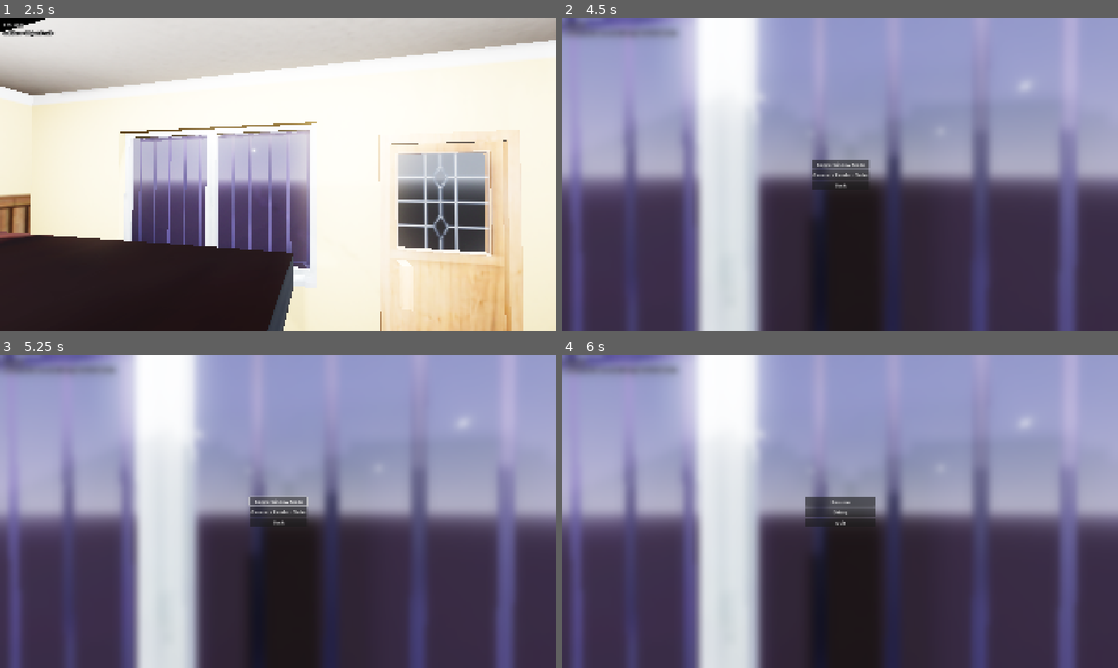
Above: before the commit, frames 1-4 (two rows, left to right).
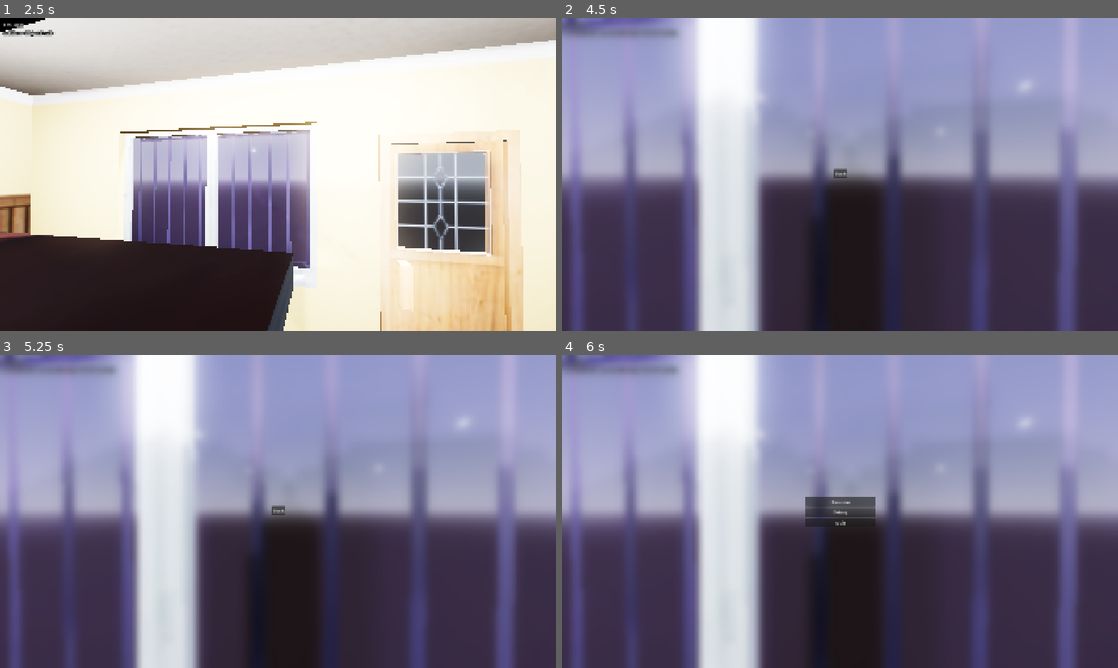
Above: after the commit, the same moments.

Repository: takanazwa5/ProjektMonopolowy
Game: Godot game, scene res://scenes/game/game.tscn
Two runs of this game, one before a commit and one after it. Both use one fixed random seed, a clock stepped at 60 frames per second and the inputs below.
Inputs (mouse positions are in pixels of both pictures, inside the frame that each line leads up to):
- Up to frame 1 (2.5 s): tap Enter at 0.5 s; move the mouse to (305, 174) at 0.52 s; hold Ctrl (crouch) 0.53-1.28 s; hold W (walk_forward) from 0.53 s (still down); click (305, 174) at 0.67 s; move the mouse to (250, 174) at 1.27 s; tap G (drop_item) at 1.35 s; move the mouse to (289, 168) at 2.02 s; hold E (interact) from 2.03 s (still down)
- Up to frame 2 (4.5 s): move the mouse to (834, 180) at 2.77 s; release E (interact) at 2.78 s; tap Ctrl (crouch) at 2.85 s; click (834, 180) at 2.92 s; move the mouse to (878, 177) at 3.52 s; hold G (drop_item) 3.53-4.25 s; tap Escape (ui_cancel) at 4.15 s; release W (walk_forward) at 4.25 s; click "Debug" at 4.25 s
- Up to frame 3 (5.25 s): click (278, 502) at 5 s, where only the run before the commit has a clickable "Toggle Window Mode"
- Up to frame 4 (6 s): click "Back" at 5.75 s

Frame 1 is identical in both runs. In frame 2, 0.7% of the frame differs, in the area x 45-56%, y 45-55%; in frame 3, 0.7%, in the area x 44-56%, y 44-55%; in frame 4, less than 0.1%.

Commit message:
Move DebugMenu to autoload and refactor usage
The DebugMenu scene and script have been moved from features/ to autoload/ and registered as an autoload singleton in project.godot. Pause menu logic and scene references have been updated to use the autoloaded DebugMenu instead of a local instance. The debug menu scene structure was simplified to allow dynamic button addition, and unused buttons were removed from the scene.

Diff:
--- /dev/null
+++ b/autoload/debug_menu/debug_menu.gd
@@ -0,0 +1,43 @@
+extends CanvasLayer
+
+
+signal closed
+
+
+@onready var buttons_container: VBoxContainer = %ButtonsContainer
+@onready var back_button : Button = %BackButton
+
+
+func _ready() -> void:
+
+	back_button.pressed.connect(_on_back_button_pressed)
+
+
+func _unhandled_key_input(event: InputEvent) -> void:
+
+	if not visible: return
+
+	if event.is_action_pressed(&"ui_cancel"):
+
+		_close()
+		get_viewport().set_input_as_handled()
+
+
+func _close() -> void:
+
+	hide()
+	closed.emit()
+
+
+func add_button(callable: Callable) -> void:
+
+	var button: Button = Button.new()
+	button.text = "%s.%s" % [callable.get_object().get_class(), callable.get_method()]
+	button.pressed.connect(callable)
+	buttons_container.add_child(button)
+	buttons_container.move_child(button, 0)
+
+
+func _on_back_button_pressed() -> void:
+
+	_close()
--- /dev/null
+++ b/autoload/debug_menu/debug_menu.tscn
@@ -0,0 +1,37 @@
+[gd_scene load_steps=2 format=3 uid="uid://6q6gxagxmntn"]
+
+[ext_resource type="Script" uid="uid://chqoglnpde4ok" path="res://autoload/debug_menu/debug_menu.gd" id="1_y2716"]
+
+[node name="CanvasLayer" type="CanvasLayer"]
+process_mode = 2
+layer = 3
+visible = false
+script = ExtResource("1_y2716")
+
+[node name="DebugMenu" type="Control" parent="."]
+layout_mode = 3
+anchors_preset = 15
+anchor_right = 1.0
+anchor_bottom = 1.0
+grow_horizontal = 2
+grow_vertical = 2
+
+[node name="ButtonsContainer" type="VBoxContainer" parent="DebugMenu"]
+unique_name_in_owner = true
+layout_mode = 1
+anchors_preset = 8
+anchor_left = 0.5
+anchor_top = 0.5
+anchor_right = 0.5
+anchor_bottom = 0.5
+offset_left = -20.0
+offset_top = -20.0
+offset_right = 20.0
+offset_bottom = 20.0
+grow_horizontal = 2
+grow_vertical = 2
+
+[node name="BackButton" type="Button" parent="DebugMenu/ButtonsContainer"]
+unique_name_in_owner = true
+layout_mode = 2
+text = "Back"
--- a/features/debug_menu/debug_menu.gd
+++ /dev/null
@@ -1,50 +0,0 @@
-class_name DebugMenu extends Control
-
-
-signal closed
-
-
-@onready var window_mode_button : Button = %WindowModeButton
-@onready var random_order_button : Button = %RandomOrderButton
-@onready var back_button : Button = %BackButton
-
-
-func _ready() -> void:
-
-	window_mode_button.pressed.connect(_on_window_mode_button_pressed)
-	back_button.pressed.connect(_on_back_button_pressed)
-
-
-func _unhandled_key_input(event: InputEvent) -> void:
-
-	if not visible:
-
-		return
-
-	if event.is_action_pressed(&"ui_cancel"):
-
-		_close()
-		accept_event()
-
-
-func _close() -> void:
-
-	hide()
-	closed.emit()
-
-
-func _on_window_mode_button_pressed() -> void:
-
-	var window : Window = get_window()
-	if window.mode == Window.MODE_WINDOWED:
-
-		window.mode = Window.MODE_EXCLUSIVE_FULLSCREEN
-
-	else:
-
-		window.mode = Window.MODE_WINDOWED
-
-
-func _on_back_button_pressed() -> void:
-
-	_close()
--- a/features/debug_menu/debug_menu.tscn
+++ /dev/null
@@ -1,41 +0,0 @@
-[gd_scene load_steps=2 format=3 uid="uid://6q6gxagxmntn"]
-
-[ext_resource type="Script" uid="uid://chqoglnpde4ok" path="res://features/debug_menu/debug_menu.gd" id="1_y2716"]
-
-[node name="DebugMenu" type="Control"]
-layout_mode = 3
-anchors_preset = 15
-anchor_right = 1.0
-anchor_bottom = 1.0
-grow_horizontal = 2
-grow_vertical = 2
-script = ExtResource("1_y2716")
-
-[node name="VBoxContainer" type="VBoxContainer" parent="."]
-layout_mode = 1
-anchors_preset = 8
-anchor_left = 0.5
-anchor_top = 0.5
-anchor_right = 0.5
-anchor_bottom = 0.5
-offset_left = -20.0
-offset_top = -20.0
-offset_right = 20.0
-offset_bottom = 20.0
-grow_horizontal = 2
-grow_vertical = 2
-
-[node name="WindowModeButton" type="Button" parent="VBoxContainer"]
-unique_name_in_owner = true
-layout_mode = 2
-text = "Toggle Window Mode"
-
-[node name="RandomOrderButton" type="Button" parent="VBoxContainer"]
-unique_name_in_owner = true
-layout_mode = 2
-text = "Generate Random Order"
-
-[node name="BackButton" type="Button" parent="VBoxContainer"]
-unique_name_in_owner = true
-layout_mode = 2
-text = "Back"
--- a/features/pause_menu/pause_menu.gd
+++ b/features/pause_menu/pause_menu.gd
@@ -12,7 +12,6 @@
 @onready var resume_button : Button = %ResumeButton
 @onready var debug_button : Button = %DebugButton
 @onready var quit_button : Button = %QuitButton
-@onready var debug_menu : DebugMenu = %DebugMenu
 
 
 func _ready() -> void:
@@ -20,7 +19,7 @@
 	resume_button.pressed.connect(_on_resume_button_pressed)
 	quit_button.pressed.connect(_on_quit_button_pressed)
 	debug_button.pressed.connect(_on_debug_button_pressed)
-	debug_menu.closed.connect(_on_submenu_closed)
+	DebugMenu.closed.connect(_on_submenu_closed)
 
 	if not OS.is_debug_build():
 
@@ -70,7 +69,7 @@
 func _on_debug_button_pressed() -> void:
 
 	main_pause.hide()
-	debug_menu.show()
+	DebugMenu.show()
 
 
 func _on_submenu_closed() -> void:
--- a/features/pause_menu/pause_menu.tscn
+++ b/features/pause_menu/pause_menu.tscn
@@ -1,8 +1,7 @@
-[gd_scene load_steps=5 format=3 uid="uid://cjhr0bs1pbymv"]
+[gd_scene load_steps=4 format=3 uid="uid://cjhr0bs1pbymv"]
 
 [ext_resource type="Script" uid="uid://chxhp1fuwuyqr" path="res://features/pause_menu/pause_menu.gd" id="1_f4n72"]
 [ext_resource type="Shader" uid="uid://b65drn8157rrj" path="res://features/pause_menu/blur.gdshader" id="2_0wavx"]
-[ext_resource type="PackedScene" uid="uid://6q6gxagxmntn" path="res://features/debug_menu/debug_menu.tscn" id="3_ls6i4"]
 
 [sub_resource type="ShaderMaterial" id="ShaderMaterial_ls6i4"]
 shader = ExtResource("2_0wavx")
@@ -51,7 +50,3 @@
 unique_name_in_owner = true
 layout_mode = 2
 text = "Quit"
-
-[node name="DebugMenu" parent="." instance=ExtResource("3_ls6i4")]
-unique_name_in_owner = true
-visible = false
--- a/project.godot
+++ b/project.godot
@@ -18,6 +18,7 @@
 [autoload]
 
 DebugPanel="*res://autoload/debug_panel/debug_panel.tscn"
+DebugMenu="*res://autoload/debug_menu/debug_menu.tscn"
 
 [debug]
 
Renamed: features/debug_menu/debug_menu.gd.uid -> autoload/debug_menu/debug_menu.gd.uid
